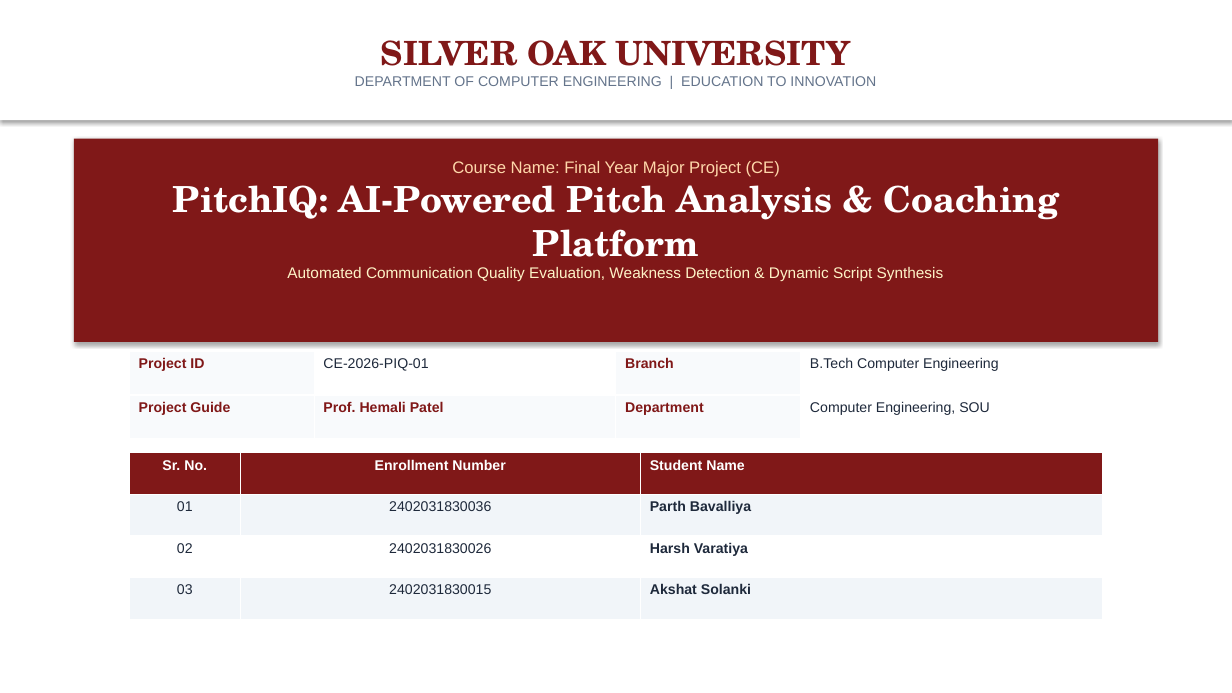
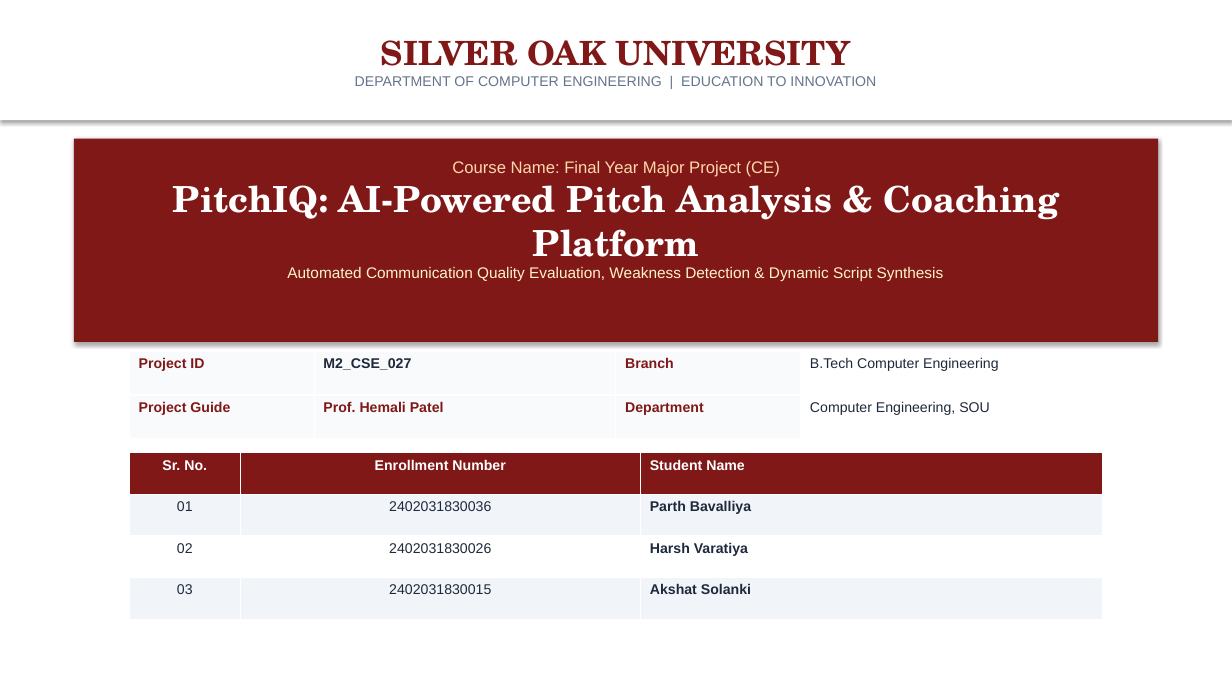
Before and after one commit to PARTHBAVALIYA/pitchiq, a slide deck: slide 1 of PitchIQ_SilverOak_Presentation.pptx. Drawn at 1232x693 pixels with LibreOffice and Linux fonts; fonts in the diff are those of the drawing. Boxes give left, top, right and bottom in pixels: in the first picture for what was removed or moved away, otherwise in the second. Text is boxed around its words. In the diff, an @@ line names an element or a change of style, - is before the commit and + after.

Commit message:
Update Project ID to M2_CSE_027 in PPT and Research Paper PDF

```diff
--- a/PitchIQ_SilverOak_Presentation.pptx
+++ b/PitchIQ_SilverOak_Presentation.pptx
@@ table at (129,351,1104,439) @@
-row 1, column 2: CE-2026-PIQ-01
+row 1, column 2: M2_CSE_027
@@ fill #FFFFFF to #F8FAFC in row 1, column 2 @@
```
Also in this commit, not shown: 1 other file.
